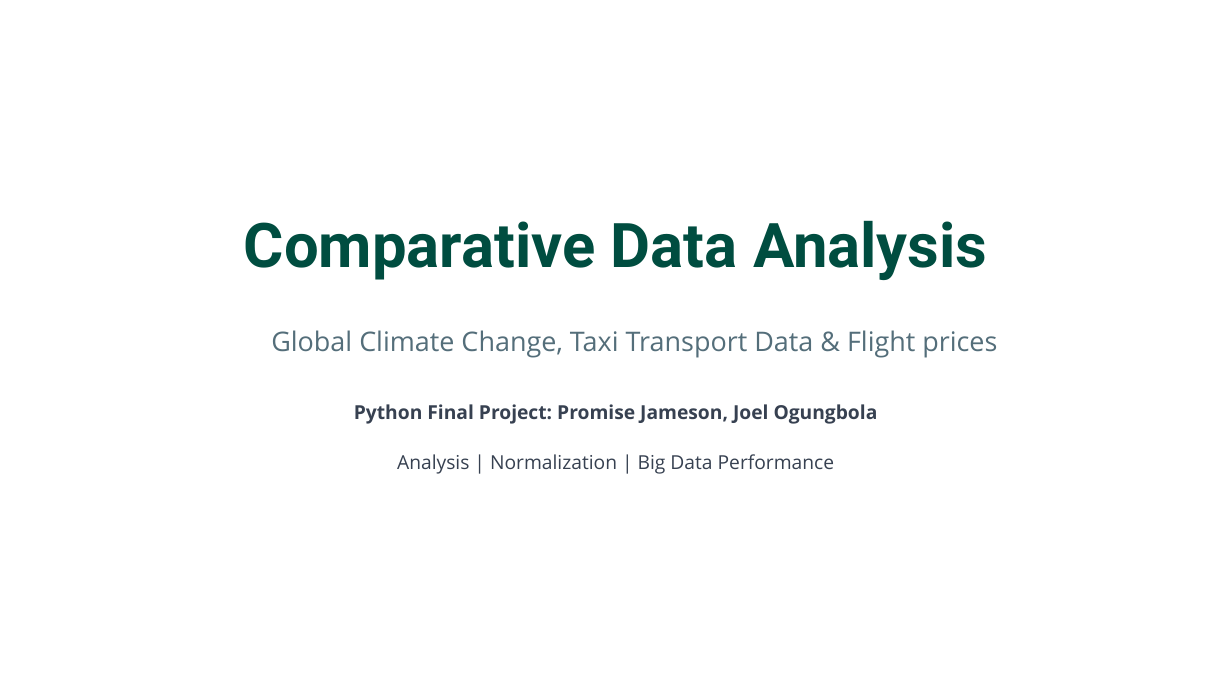
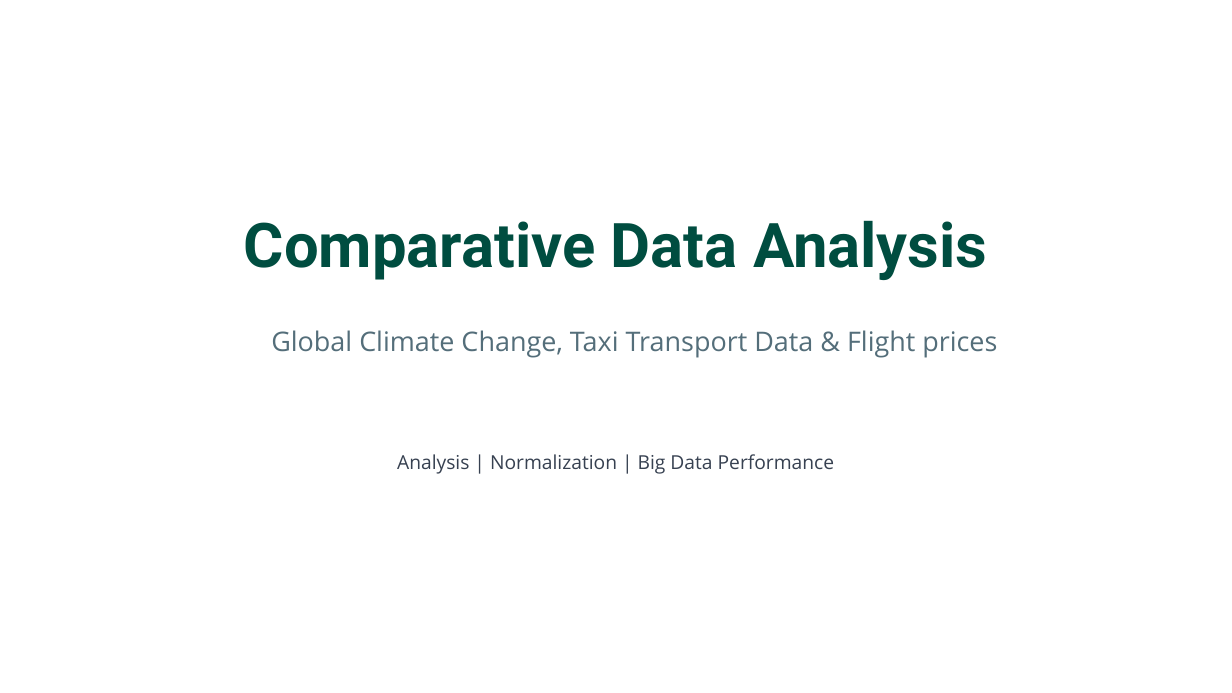
Before and after one commit to promise-jameson/Data-analysis-and-big-data-processing, a slide deck: slide 1 of presentations/Comparative Data Analysis - Climate & Big Data.pptx. Drawn at 1232x693 pixels with LibreOffice and Linux fonts; fonts in the diff are those of the drawing; background and template pictures are left out. Boxes give left, top, right and bottom in pixels: in the first picture for what was removed or moved away, otherwise in the second. Text is boxed around its words. In the diff, an @@ line names an element or a change of style, - is before the commit and + after.

```diff
--- a/presentations/Comparative Data Analysis - Climate & Big Data.pptx
+++ b/presentations/Comparative Data Analysis - Climate & Big Data.pptx
@@ text removed at [354, 404, 878, 424] @@
-Python Final Project: Promise Jameson, Joel Ogungbola
```
Also in this commit, not shown: 1 slide removed, 3 other files.
